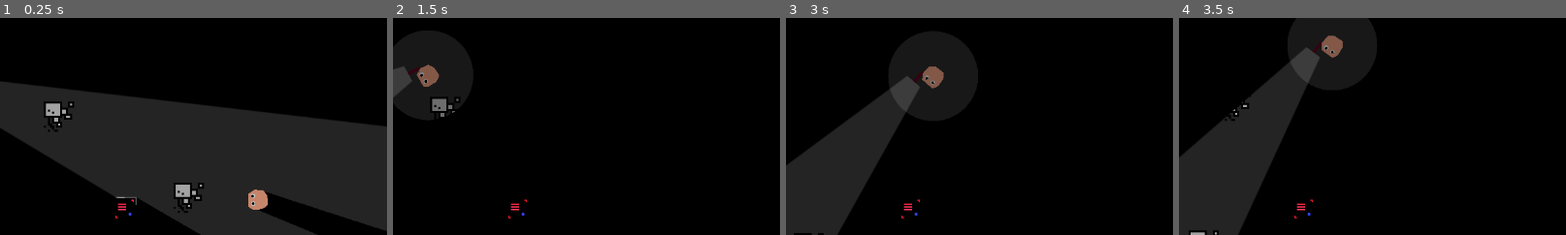
Above: before the commit, frames 1-4 (left to right).
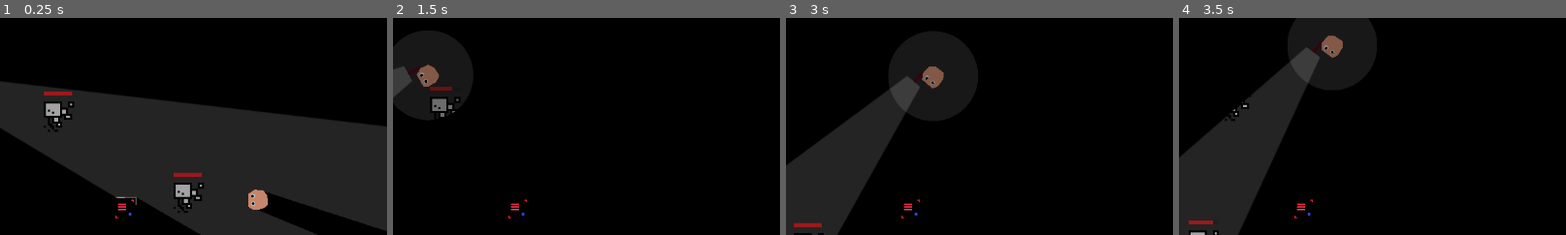
Above: after the commit, the same moments.

Repository: mncc8337/blashout
Game: Godot game, scene res://scenes/main.tscn
Same seed, same stepped clock (60 frames per second), same inputs: the game is played once before the commit and once after it.
Inputs (mouse positions are % of the whole screen's width and height, from its top left):
- Up to frame 1 (0.25 s): no input
- Up to frame 2 (1.5 s): move the mouse to (72, 45) at 0.52 s; hold D (right) 0.53-1.28 s; hold Shift (run) 0.53-1.28 s; move the mouse to (30, 55) at 1.27 s; hold S (down) from 1.28 s (still down); tap Shift (run) at 1.35 s
- Up to frame 3 (3 s): move the mouse to (60, 28) at 2.02 s; release S (down) at 2.03 s; hold D (right) 2.03-2.78 s; hold Shift (run) 2.03-2.78 s; move the mouse to (45, 70) at 2.77 s; hold W (up) from 2.78 s (still down); tap Shift (run) at 2.85 s
- Up to frame 4 (3.5 s): keep holding W (up)
The pictures show only the part of the screen within x 40-90%, y 27-77%; the shares and areas given below are measured in that part.

The runs differ from the first frame. In frame 1, 0.3% of the frame differs, in the area x 11-53%, y 33-74%; in frame 2, 0.1%; in frame 3, 0.2%; in frame 4, 0.1%.

Commit message:
foes are not immortal anymore huhu

Diff:
--- a/scenes/foe.tscn
+++ b/scenes/foe.tscn
@@ -9,7 +9,7 @@
 [sub_resource type="Theme" id="Theme_ctdp7"]
 ProgressBar/styles/fill = SubResource("StyleBoxFlat_uhm6t")
 
-[node name="foe" type="CharacterBody2D"]
+[node name="foe" type="CharacterBody2D" groups=["foe"]]
 position = Vector2(750, 448)
 scale = Vector2(3, 3)
 motion_mode = 1
--- a/scripts/foe.gd
+++ b/scripts/foe.gd
@@ -1,5 +1,6 @@
 extends CharacterBody2D
 
+signal being_attacked(damage)
 
 var SPEED = 600.0
 var health = 100.0
@@ -13,6 +14,14 @@
 func _ready():
 	$attack_cooldown.wait_time = attack_cooldown
 	sqr_attack_range = attack_range * attack_range
+
+	being_attacked.connect(receive_damage)
+
+func receive_damage(damage):
+	health -= damage
+	if health <= 0:
+		#do sth before this
+		self.queue_free()
 
 func _process(delta):
 	$healthbar.visible = health < 100
--- a/scripts/player.gd
+++ b/scripts/player.gd
@@ -11,6 +11,7 @@
 var current_dir = Vector2(1, 0)
 var is_running = false
 
+var attack_dmg = 0.5
 var health = 100
 var stamina = 100
 var is_exhausted = false
@@ -69,6 +70,11 @@
 		look_at(current_dir + position)
 	rotation += PI
 
+	# after rotate, check if can attack
+	for body in $lightarea.get_overlapping_bodies():
+		if body.is_in_group("foe"):
+			body.being_attacked.emit(attack_dmg)
+
 	velocity *= 1 - FRICTION
 
 	move_and_slide()
